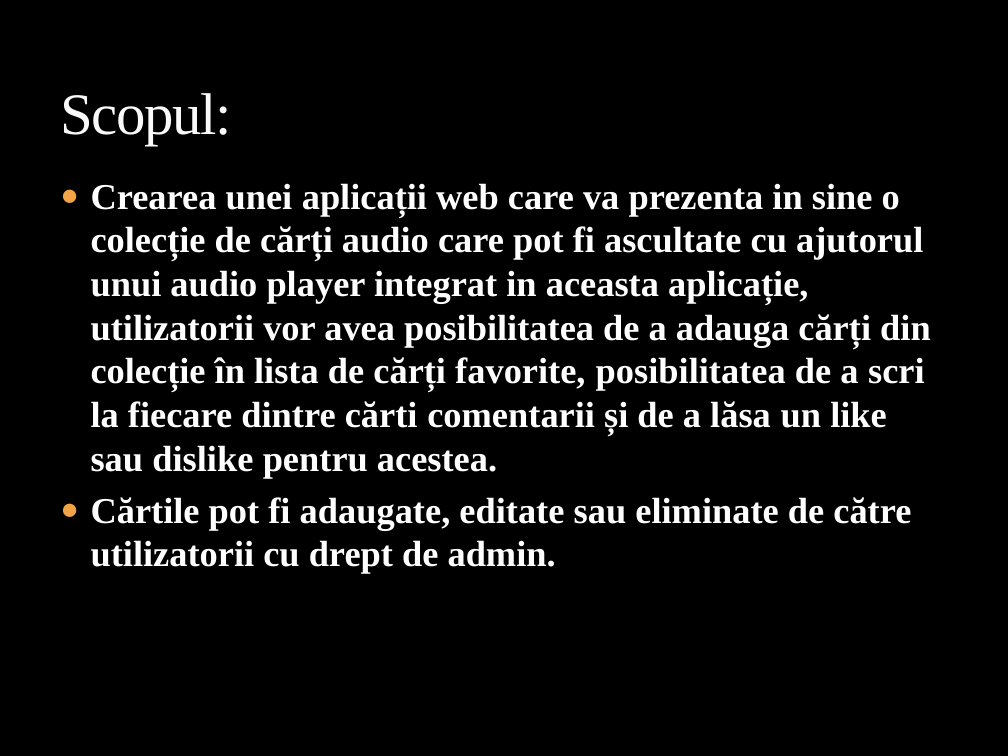
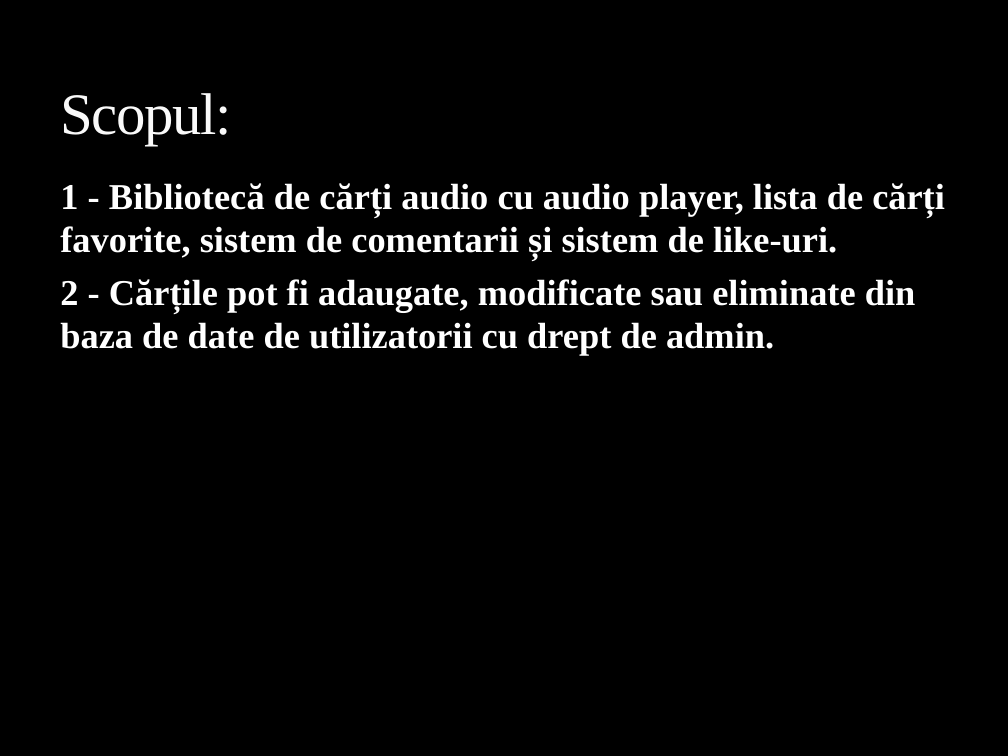
Before and after one commit to MaximRoman/examen-it-step-word, a slide deck: slide 2 of MyAudioLib.pptx. Drawn at 1008x756 pixels with LibreOffice and Linux fonts; fonts in the diff are those of the drawing; background and template pictures are left out. Boxes give left, top, right and bottom in pixels: in the first picture for what was removed or moved away, otherwise in the second. Text is boxed around its words. In the diff, an @@ line names an element or a change of style, - is before the commit and + after.

```diff
--- a/MyAudioLib.pptx
+++ b/MyAudioLib.pptx
@@ text at <box>60,183,945,355</box>: text changed @@
-● Crearea unei aplicații web care va prezenta in sine o colecție de cărți audio care pot fi ascultate cu ajutorul unui audio player integrat in aceasta aplicație, utilizatorii vor avea posibilitatea de a adauga cărți din colecție în lista de cărți favorite, posibilitatea de a scri la fiecare dintre cărti comentarii și de a lăsa un like sau dislike pentru acestea.
-● Cărtile pot fi adaugate, editate sau eliminate de către utilizatorii cu drept de admin.
+1 - Bibliotecă de cărți audio cu audio player, lista de cărți favorite, sistem de comentarii și sistem de like-uri.
+2 - Cărțile pot fi adaugate, modificate sau eliminate din baza de date de utilizatorii cu drept de admin.
```
Also in this commit, not shown: 1 other slide changed, 7 slides added, 1 slide removed, 1 other file.
